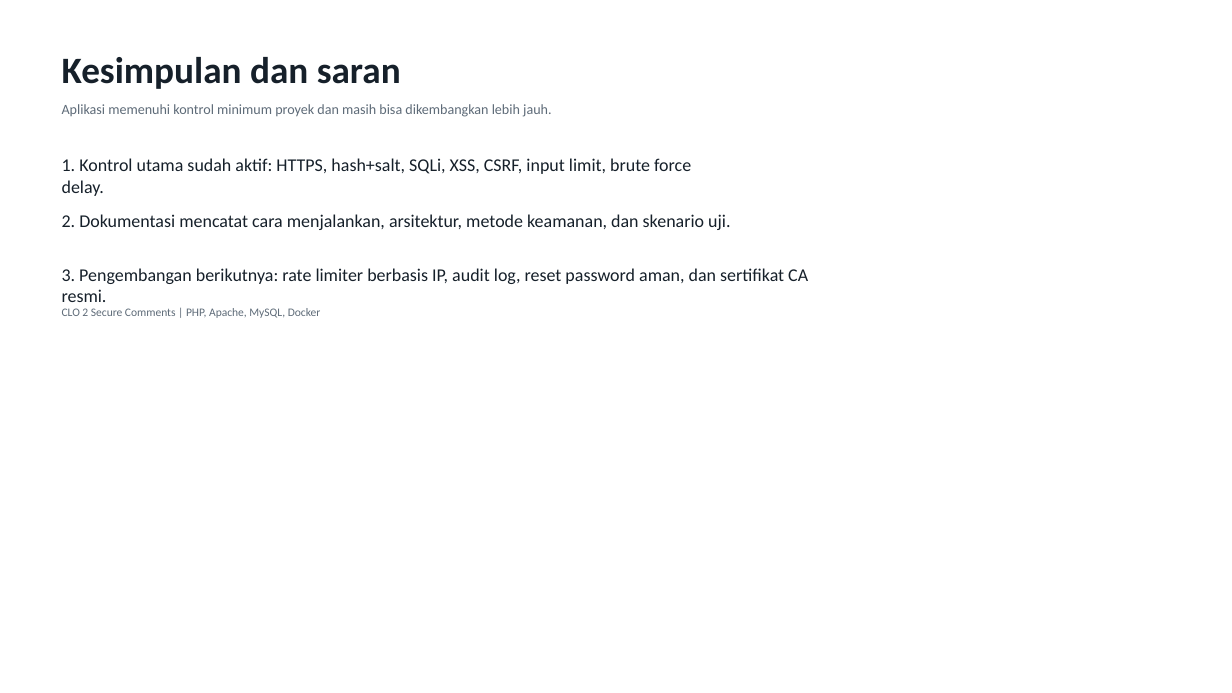
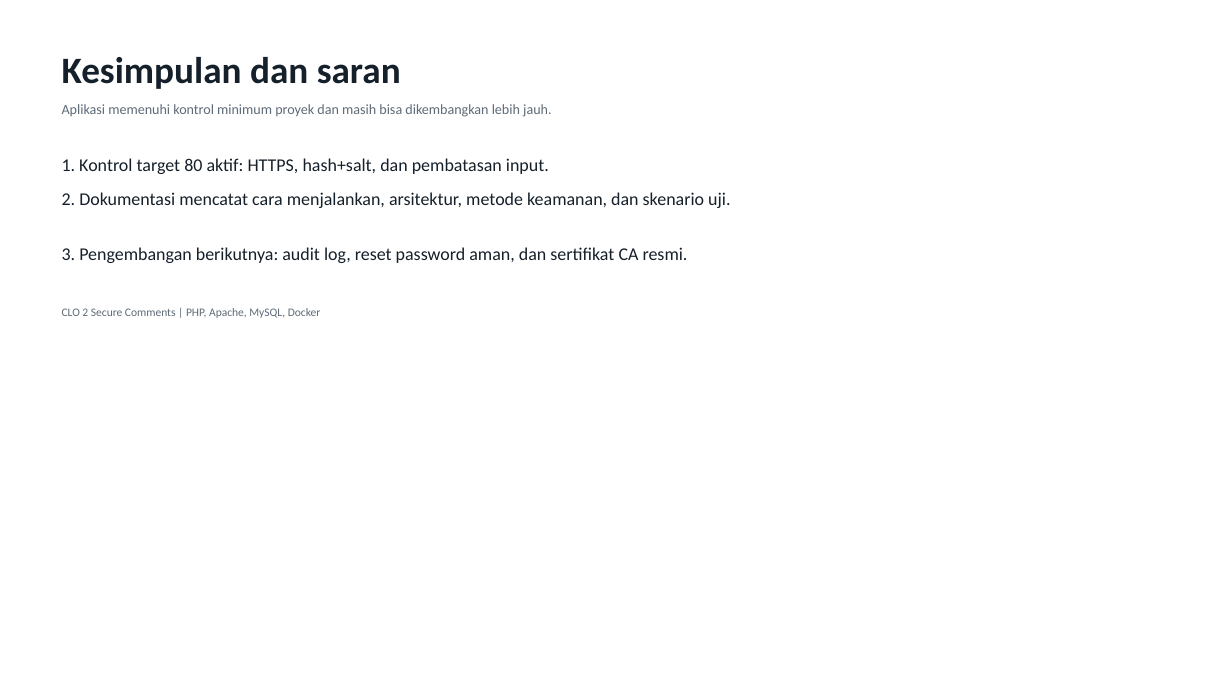
Before and after one commit to ArdeezYy/mawang_clo2, a slide deck: slide 7 of presentation/output/CLO2_Secure_Comments.pptx. Drawn at 1232x693 pixels with LibreOffice and Linux fonts; fonts in the diff are those of the drawing. Boxes give left, top, right and bottom in pixels: in the first picture for what was removed or moved away, otherwise in the second. Text is boxed around its words. In the diff, an @@ line names an element or a change of style, - is before the commit and + after.

Commit message:
Reduce CLO2 scope to target 80

```diff
--- a/presentation/output/CLO2_Secure_Comments.pptx
+++ b/presentation/output/CLO2_Secure_Comments.pptx
@@ text at (62, 158, 549, 174): text changed @@
-1. Kontrol utama sudah aktif: HTTPS, hash+salt, SQLi, XSS, CSRF, input limit, brute force delay.
+1. Kontrol target 80 aktif: HTTPS, hash+salt, dan pembatasan input.
@@ text "2. Dokumentasi mencatat cara menjalankan, ...": place and size @@
-text "2. Dokumentasi mencatat cara menjalankan, ..." at (62, 214, 730, 230)
+text "2. Dokumentasi mencatat cara menjalankan, ..." at (62, 192, 730, 208)
@@ text at (62, 247, 688, 263): text changed @@
-3. Pengembangan berikutnya: rate limiter berbasis IP, audit log, reset password aman, dan sertifikat CA resmi.
+3. Pengembangan berikutnya: audit log, reset password aman, dan sertifikat CA resmi.
```
Also in this commit, not shown: 4 other slides changed, 1 slide added, 1 slide removed, 13 other files.
